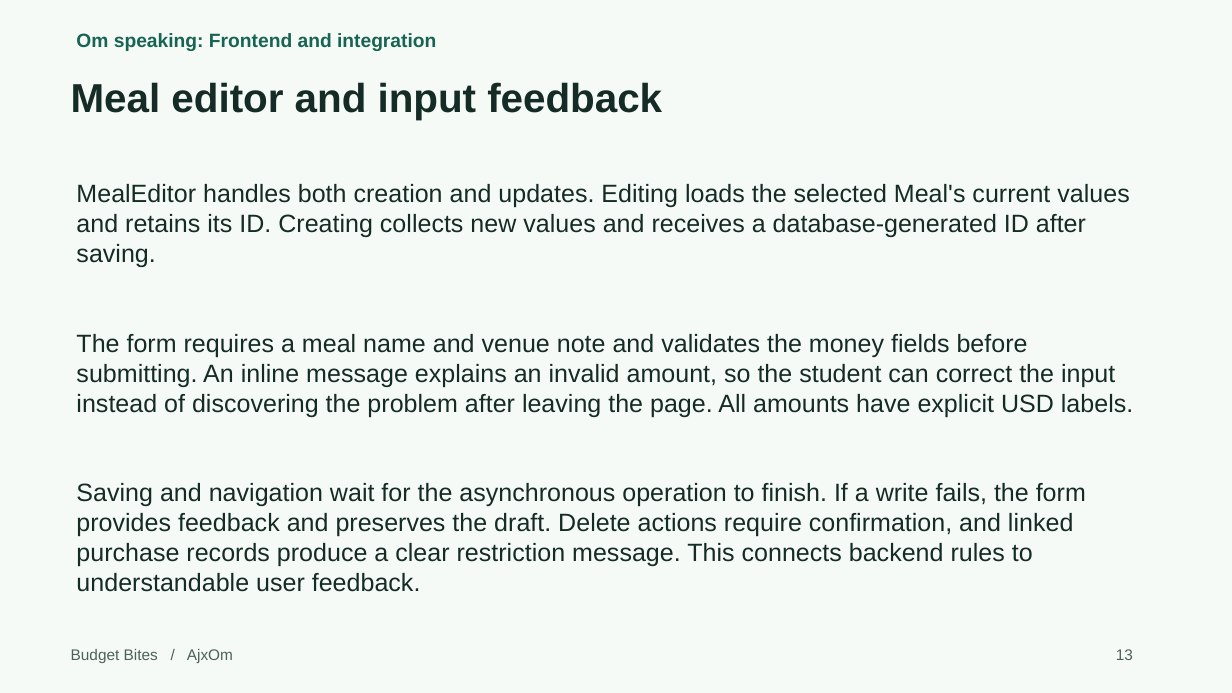
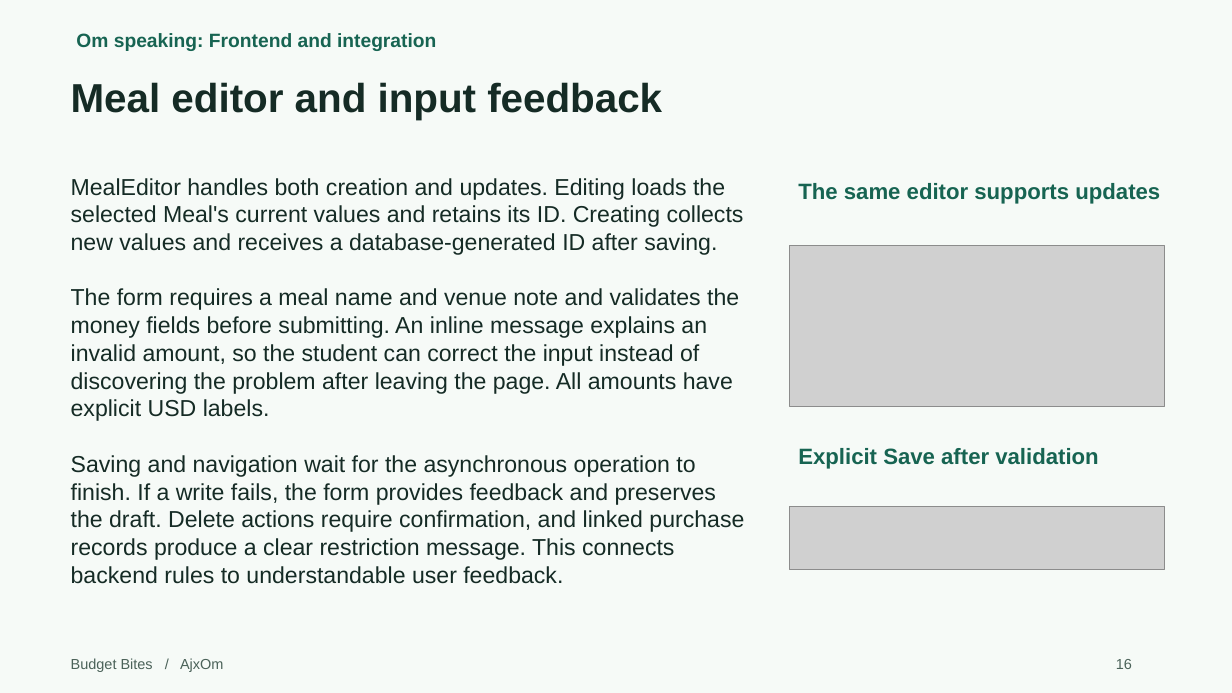
Before and after one commit to Omswaroopreddyudumula/ajxom-budget-bites, a slide deck: slide 16 of submission/Project1_Presentation.pptx (slide 13 before the commit). Drawn at 1232x693 pixels with LibreOffice and Linux fonts; fonts in the diff are those of the drawing; grey boxes stand for pictures. Boxes give left, top, right and bottom in pixels: in the first picture for what was removed or moved away, otherwise in the second. Text is boxed around its words. In the diff, an @@ line names an element or a change of style, - is before the commit and + after.

```diff
--- a/submission/Project1_Presentation.pptx
+++ b/submission/Project1_Presentation.pptx
@@ text "MealEditor handles both creation and ...": place and size @@
-text "MealEditor handles both creation and ..." at [76,334,1133,417]
+text "MealEditor handles both creation and ..." at [71,178,744,584]
@@ text at [71,178,744,255]: paragraph added @@
+MealEditor handles both creation and updates. Editing loads the selected Meal's current values and retains its ID. Creating collects new values and receives a database-generated ID after saving.
@@ text removed at [76,184,1129,267] @@
-MealEditor handles both creation and updates. Editing loads the selected Meal's current values and retains its ID. Creating collects new values and receives a database-generated ID after saving.
@@ text added at [798,183,1160,204], 17.2 pt, text #176452, bold @@
+The same editor supports updates
@@ picture added at [789,246,1165,407] @@
@@ text at [71,288,739,421]: size 19.5 to 18 pt in "The form requires a meal name and ..." @@
@@ text added at [798,448,1098,469], 17.2 pt, text #176452, bold @@
+Explicit Save after validation
@@ text at [71,455,744,584]: paragraph added @@
+Saving and navigation wait for the asynchronous operation to finish. If a write fails, the form provides feedback and preserves the draft. Delete actions require confirmation, and linked purchase records produce a clear restriction message. This connects backend rules to understandable user feedback.
@@ text removed at [76,483,1086,592] @@
-Saving and navigation wait for the asynchronous operation to finish. If a write fails, the form provides feedback and preserves the draft. Delete actions require confirmation, and linked purchase records produce a clear restriction message. This connects backend rules to understandable user feedback.
@@ picture added at [789,506,1165,570] @@
@@ text "Budget Bites / AjxOm": place and size @@
-text "Budget Bites / AjxOm" at [71,649,233,663]
+text "Budget Bites / AjxOm" at [71,658,223,672]
@@ text "Budget Bites / AjxOm" at [71,658,223,672]: size 12 to 11.2 pt @@
@@ text removed at [1116,649,1133,660] @@
-13
@@ text added at [1116,659,1132,669], 11.2 pt, text #4B6259 @@
+16
```
Also in this commit, not shown: 21 other slides changed, 6 slides added, 3 other files.
